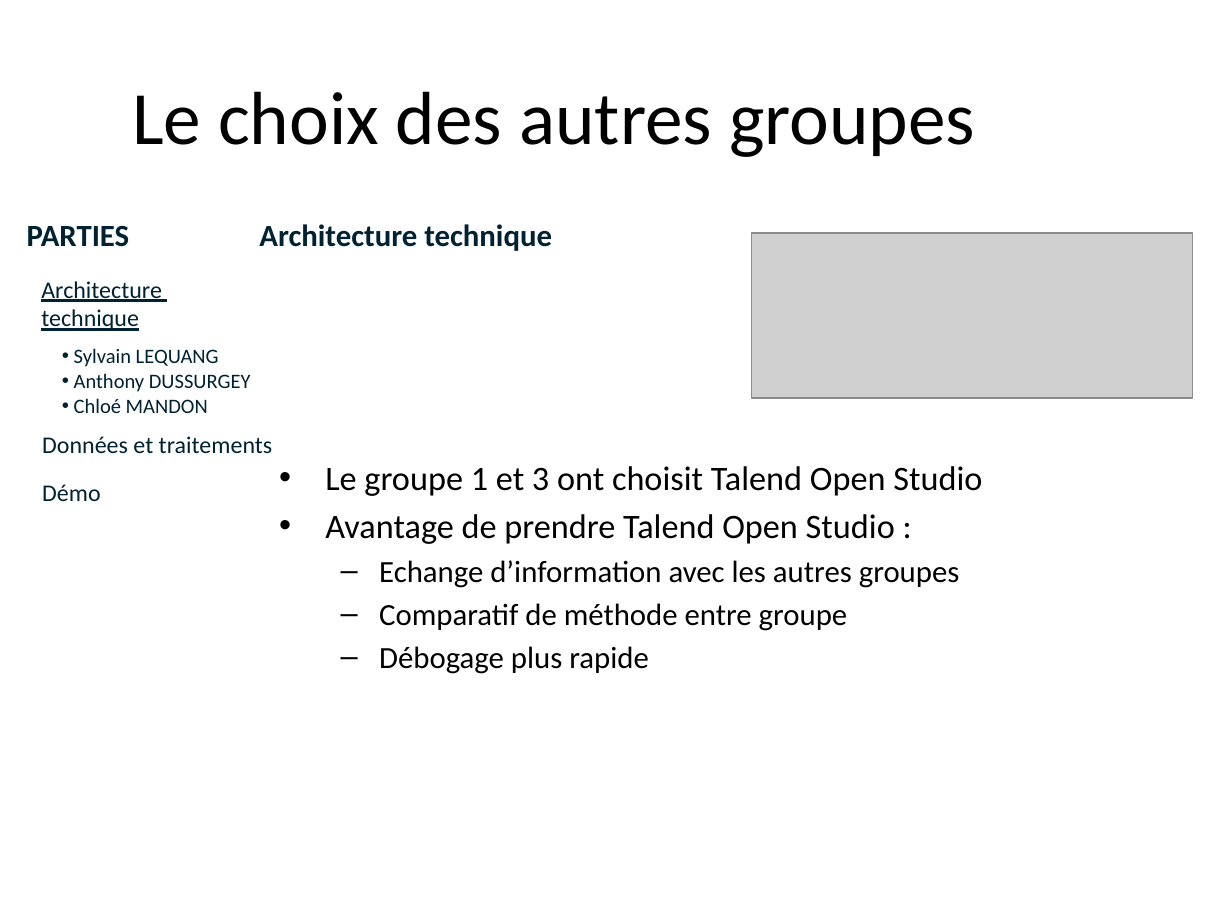
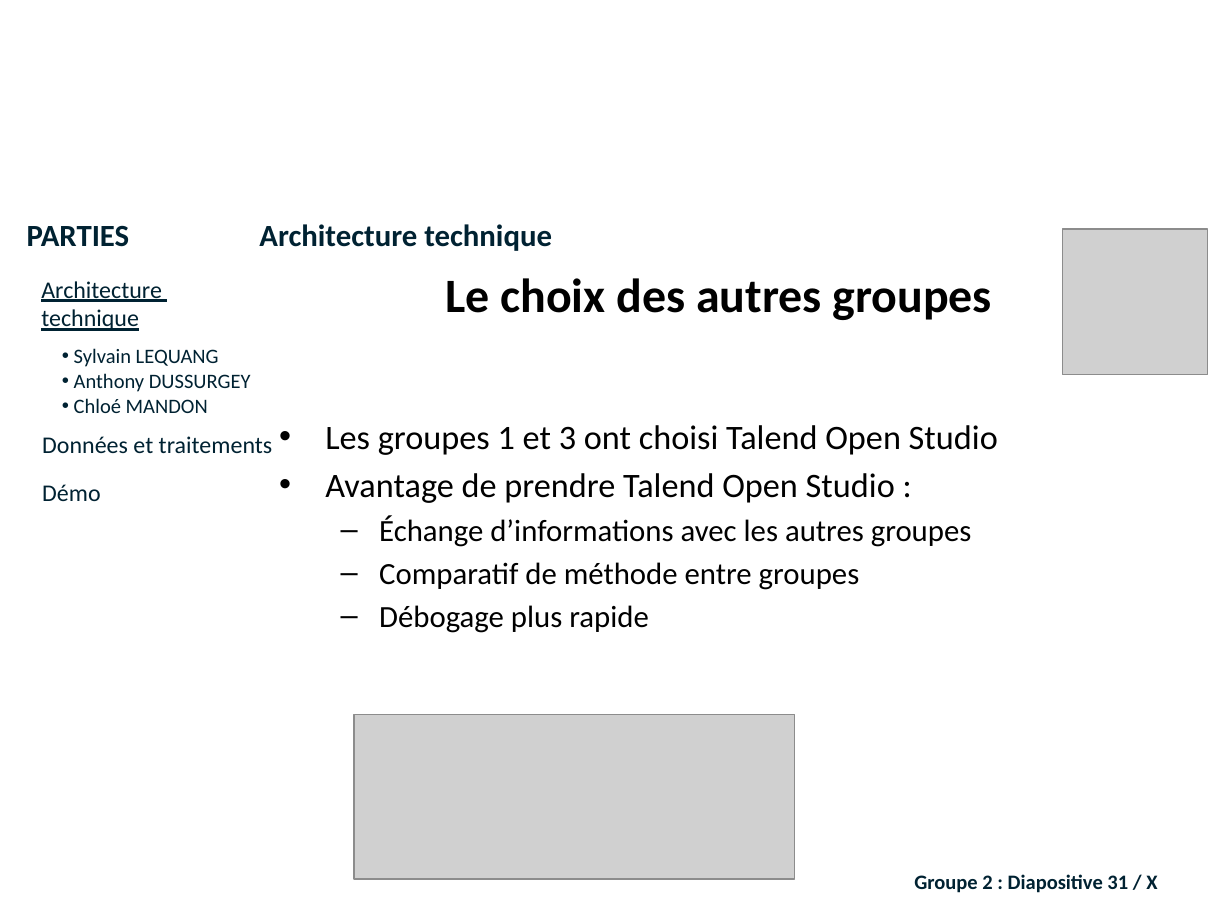
Before and after one commit to lobtec/dartiesgroupe2, a slide deck: slide 31 of PROJET/Soutenance Finale/Présentation finale.pptx (slide 39 before the commit). Drawn at 1232x924 pixels with LibreOffice and Linux fonts; fonts in the diff are those of the drawing; grey boxes stand for pictures; background and template pictures are left out. Boxes give left, top, right and bottom in pixels: in the first picture for what was removed or moved away, otherwise in the second. Text is boxed around its words. In the diff, an @@ line names an element or a change of style, - is before the commit and + after.

```diff
--- a/PROJET/Soutenance Finale/Présentation finale.pptx
+++ b/PROJET/Soutenance Finale/Présentation finale.pptx
@@ title removed at [132,91,975,157] @@
-Le choix des autres groupes
@@ picture added at [1062,229,1207,375] @@
@@ text at [325,278,998,455]: text changed @@
-• Le groupe 1 et 3 ont choisit Talend Open Studio
+Le choix des autres groupes
+• Les groupes 1 et 3 ont choisi Talend Open Studio
@@ text at [379,515,972,590]: text changed @@
-  – Echange d’information avec les autres groupes
-  – Comparatif de méthode entre groupe
+  – Échange d’informations avec les autres groupes
+  – Comparatif de méthode entre groupes
@@ picture: place and size @@
-picture at [752,233,1193,398]
+picture at [354,715,795,880]
@@ text added at [914,874,1157,893], 12 pt, text #002232, bold @@
+Groupe 2 : Diapositive 31 / X
```
Also in this commit, not shown: 31 other slides changed, 20 slides added, 42 slides removed.
